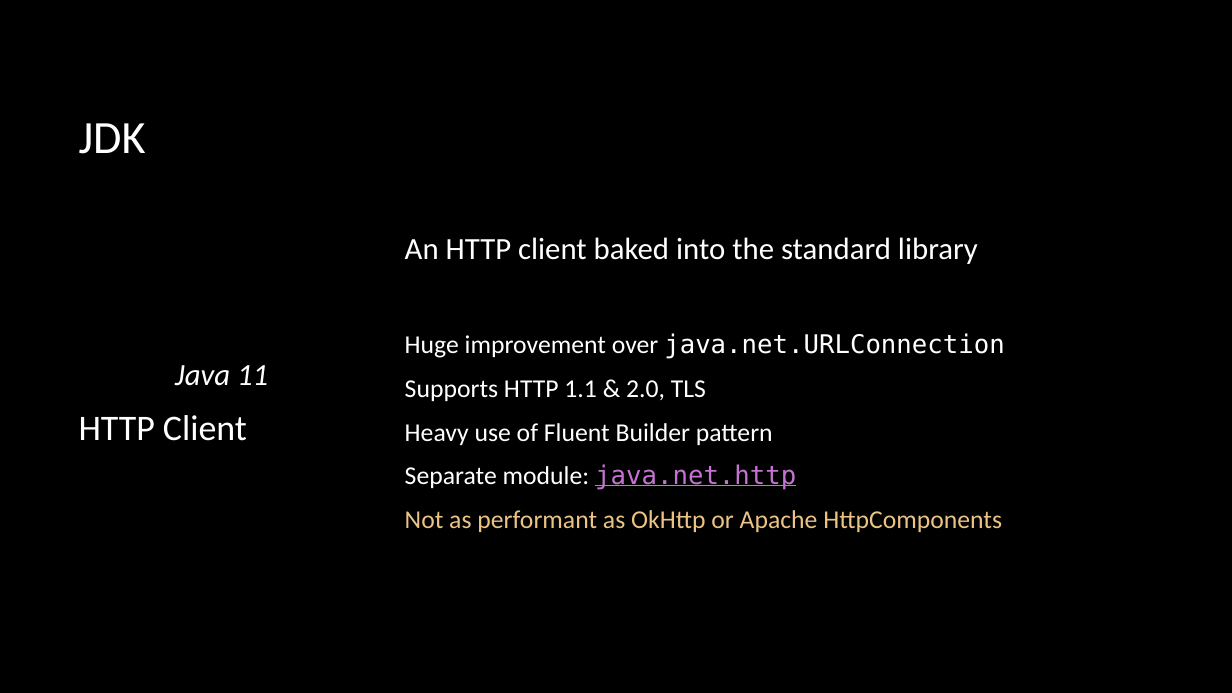
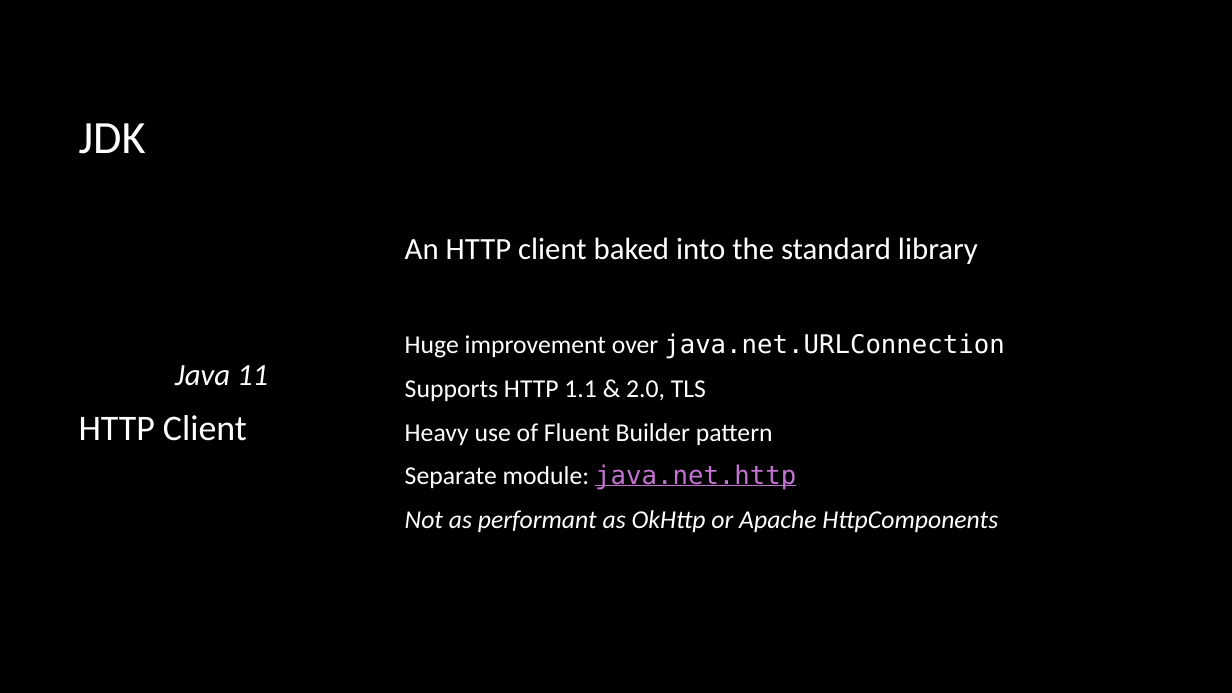
Before and after one commit to macdaddyaz/modern-java, a slide deck: slide 31 of Java 9 and up.pptx. Drawn at 1232x693 pixels with LibreOffice and Linux fonts; fonts in the diff are those of the drawing; background and template pictures are left out. Boxes give left, top, right and bottom in pixels: in the first picture for what was removed or moved away, otherwise in the second. Text is boxed around its words. In the diff, an @@ line names an element or a change of style, - is before the commit and + after.

```diff
--- a/Java 9 and up.pptx
+++ b/Java 9 and up.pptx
@@ text at (x1=405, y1=510, x2=998, y2=532): text colour #EBC483 to #FFFFFF, italic on in "Not as performant as OkHttp or Apache ..." @@
```
Also in this commit, not shown: 4 other slides changed, 1 slide added.
